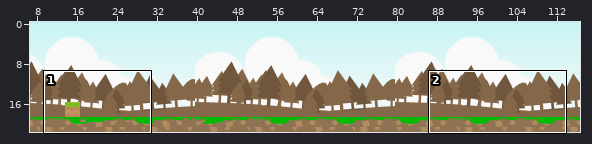
Level history. Tiled map: maps/mapa.tmx. Above, an overview of the earlier version with the close-up marked.
Close-up. Before the edit:
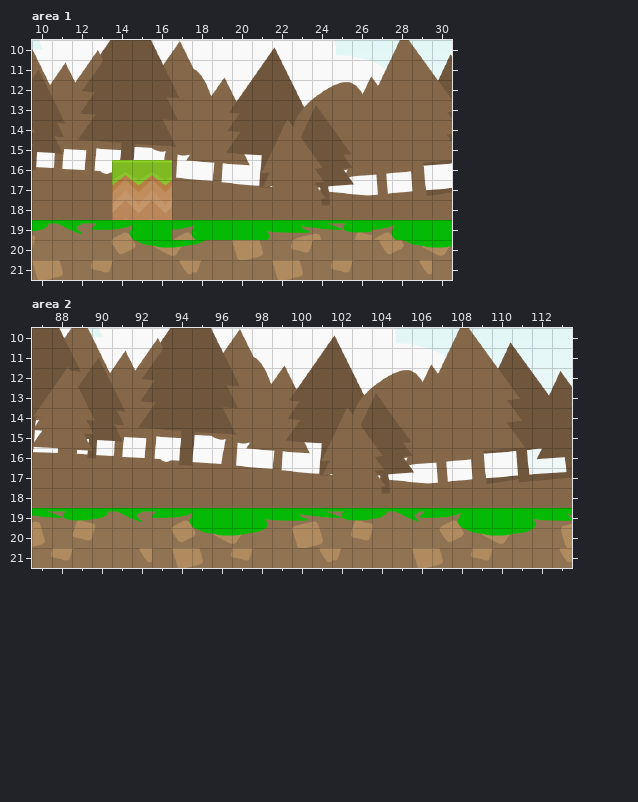
Cells are 32x32 px. Shown: area 1 x 10..30, y 10..21; area 2 x 87..113, y 10..21. The commit also changed other parts of the map, which this record leaves out.
The result:
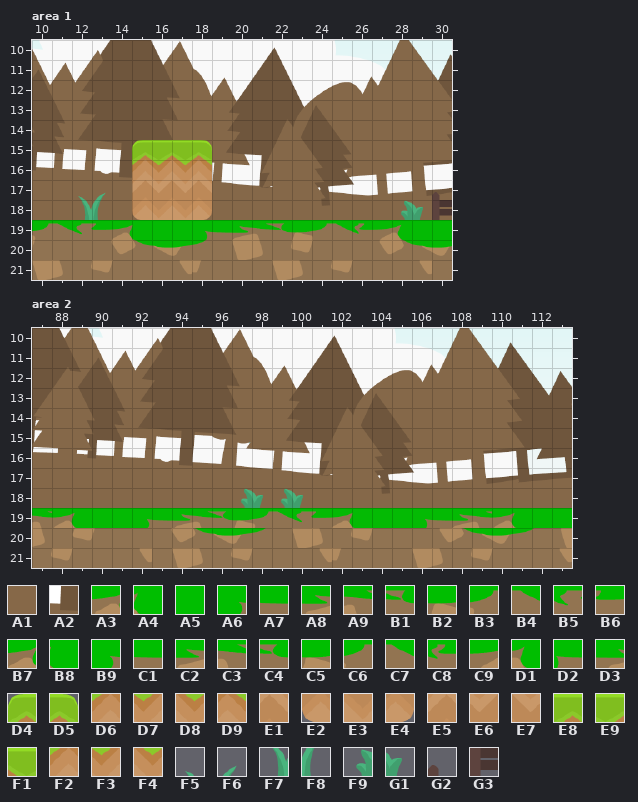
Key: from "floresta": A1 468, A2 654, A3 800 "ground", A4 801 "ground", A5 802 "ground", A6 804 "ground", A7 805 "ground", A8 806 "ground", A9 807 "ground", B1 808 "ground", B2 809 "ground", B3 810 "ground", B4 811 "ground", B5 812 "ground", B6 813 "ground", B7 814 "ground", B8 815 "ground", B9 818 "ground", C1 819 "ground", C2 820 "ground", C3 821 "ground", C4 822 "ground", C5 823 "ground", C6 824 "ground", C7 825 "ground", C8 826 "ground", C9 827 "ground", D1 828 "ground", D2 832 "ground", D3 833 "ground"; from "grass": D4 0, D5 3, D6 4, D7 5, D8 6, D9 7, E1 11, E2 12, E3 14, E4 15; from "grassCenter": E5 8, E6 9, E7 10; from "grassHalf_mid": E8 0 "ground", E9 1 "ground", F1 2 "ground", F2 4 "ground", F3 5 "ground", F4 6 "ground"; from "tilesheet_complete": F5 194, F6 195, F7 238, F8 239, F9 242, G1 243, G2 810, G3 854.
__ is an empty cell, ## one hidden under a higher layer.
Change:
Layer "Camada de Tiles 1", area 1:
y 16: x 14..16 E8 E9 F1 -> A2 ## ##
y 17: x 14..16 F2 F3 F4 -> A1 ## ##
y 18: x 14..15 E5 E6 -> A1 A1
y 19: x 17..28 A3 A4 A5 A5 A6 A7 A8 A9 B1 B2 A3 A4 -> A5 B9 C1 C2 C3 C4 C5 C6 C7 C8 C9 D1
Layer "Camada de Tiles 2", area 1:
y 15: x 15..18 __ __ __ __ -> D4 E9 F1 D5
y 16: x 15..18 __ __ __ __ -> D6 D7 D8 D9
y 17: x 12..13 __ __ -> F5 F6; x 15..18 __ __ __ __ -> E5 E6 E7 E1; x 30 __ -> G2
y 18: x 12..13 __ __ -> F7 F8; x 15 __ -> E2; x 17..18 __ __ -> E3 E4; x 28..30 __ __ __ -> F9 G1 G3
Layer "Camada de Tiles 1", area 2:
y 19: x 88..113 B1 B2 B3 B4 B5 B6 B7 B8 A5 A5 B9 C1 C2 C3 C4 C5 C6 C7 C8 C9 D1 A5 A5 A5 D2 D3 -> A3 A4 A5 A5 A6 A7 A8 A9 B1 B2 B3 B4 B5 B6 B7 B8 A5 A5 B9 C1 C2 C3 A3 A4 A5 A5
Layer "Camada de Tiles 2", area 2:
y 18: x 97..100 __ __ __ __ -> F9 G1 F9 G1
Where, in picture pixels (left, top, right, bottom), the same in both close-ups:
changed: (78, 140, 452, 240)
changed: (52, 488, 572, 528)
